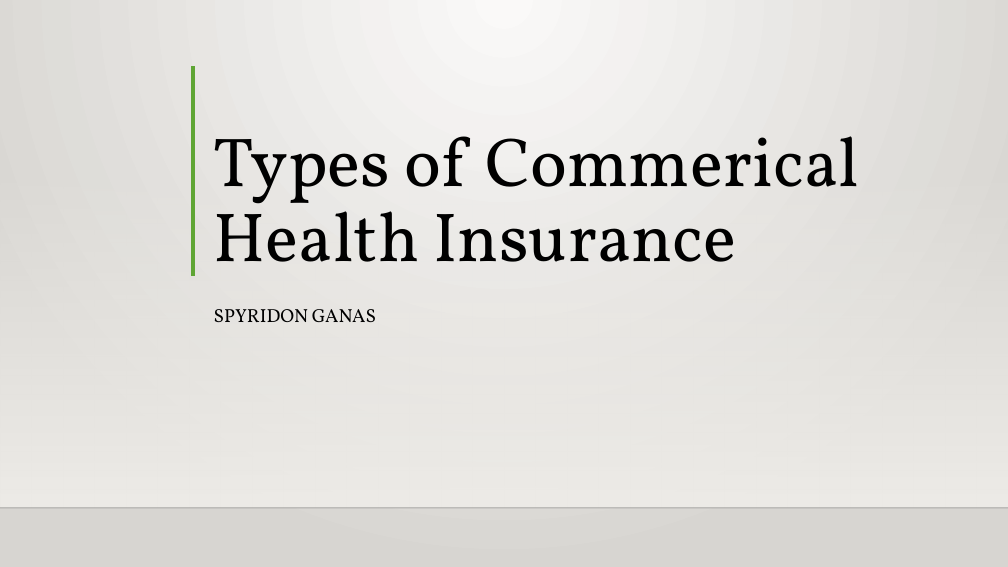
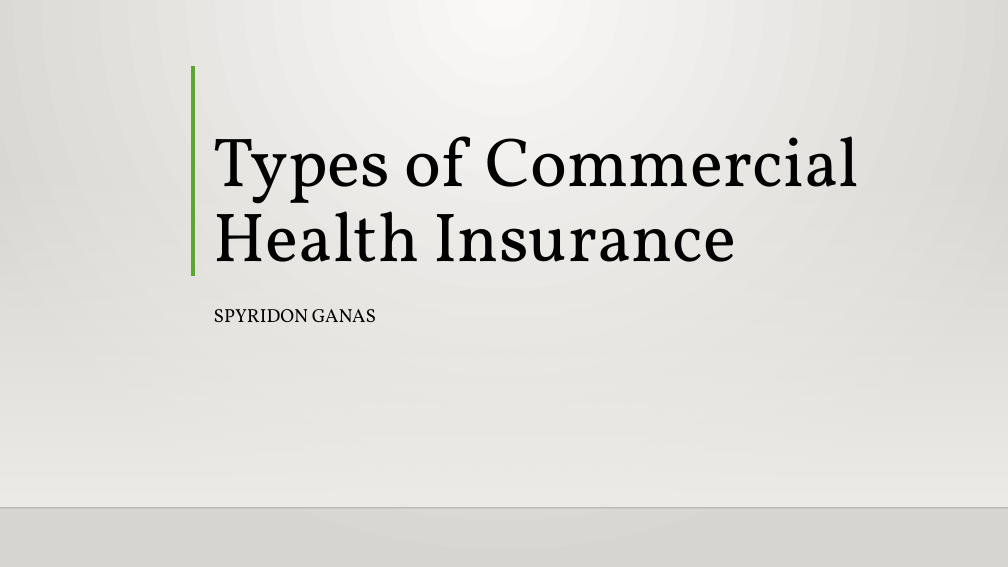
Before and after one commit to Intro-to-APCD/Intro-to-APCD.github.io, a slide deck: slide 1 of PowerPoints/Phase 4 - Insurance Terminology/020 Different Types of Commercial Insurance.pptx. Drawn at 1008x567 pixels with LibreOffice and Linux fonts; fonts in the diff are those of the drawing; background and template pictures are left out. Boxes give left, top, right and bottom in pixels: in the first picture for what was removed or moved away, otherwise in the second. Text is boxed around its words. In the diff, an @@ line names an element or a change of style, - is before the commit and + after.

```diff
--- a/PowerPoints/Phase 4 - Insurance Terminology/020 Different Types of Commercial Insurance.pptx
+++ b/PowerPoints/Phase 4 - Insurance Terminology/020 Different Types of Commercial Insurance.pptx
@@ title at bbox=[214, 136, 860, 262]: text changed @@
-Types of Commerical Health Insurance
+Types of Commercial Health Insurance
```
Also in this commit, not shown: 1 other file.
